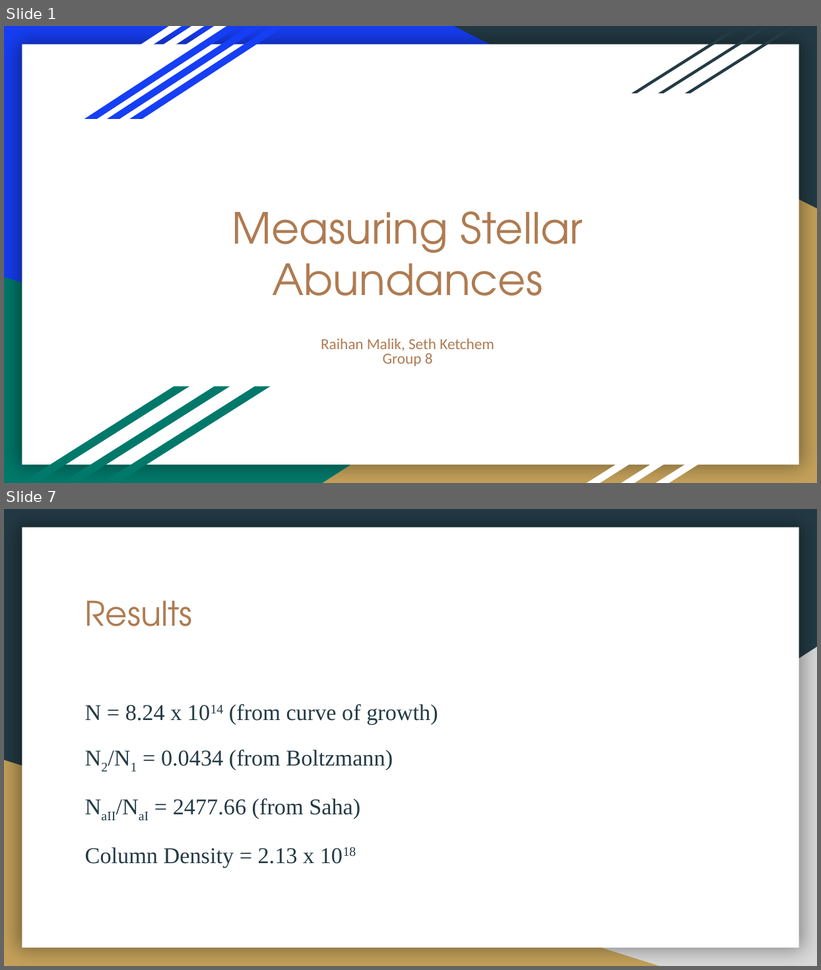
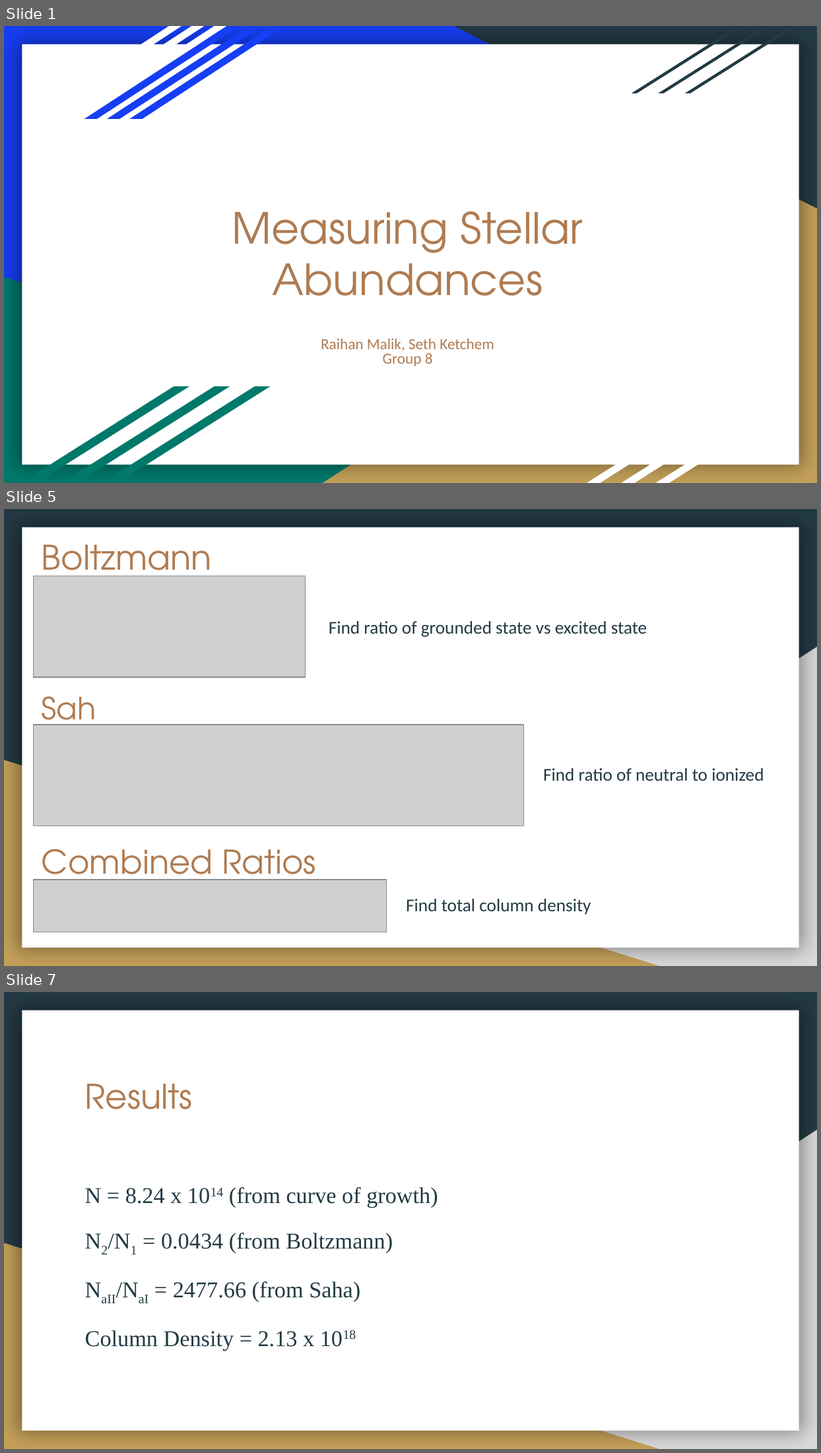
Before and after one commit to sketchemL/Group8-StellarAbundances-ES5205, a slide deck: Project 3 - Measuring Stellar Abundances.pptx. Shown one above the other, each under a label of ours: slides 1 and 7 before the commit, slides 1, 5 and 7 after it; the slides between them are not shown. The pictures are 821x970 and 821x1453 pixels, drawn with LibreOffice and Linux fonts; fonts in the diff are those of the drawing; grey boxes stand for pictures. Boxes give left, top, right and bottom in pixels: in the first picture for what was removed or moved away, otherwise in the second. Text is boxed around its words. In the diff, an @@ line names an element or a change of style, - is before the commit and + after.

```diff
--- a/Project 3 - Measuring Stellar Abundances.pptx
+++ b/Project 3 - Measuring Stellar Abundances.pptx
@@ slide 5 added at [4, 509, 817, 966], background #233A44; not listed: 3 template elements that a slide beside it also shows @@
@@ title added at [42, 545, 212, 586], 30 pt, text #AF7B51 @@
+Boltzmann
@@ picture added at [33, 576, 306, 677] @@
@@ text added at [329, 621, 647, 637], 16 pt, text #233A44 @@
+Find ratio of grounded state vs excited state
@@ title added at [33, 681, 123, 765], 27 pt, text #AF7B51 @@
+Saha
@@ picture added at [33, 724, 523, 826] @@
@@ text added at [543, 768, 764, 781], 16 pt, text #233A44 @@
+Find ratio of neutral to ionized
@@ title added at [42, 849, 316, 890], 29 pt, text #AF7B51 @@
+Combined Ratios
@@ picture added at [33, 880, 386, 933] @@
@@ text added at [406, 899, 591, 915], 16 pt, text #233A44 @@
+Find total column density
```
Also in this commit, not shown: 3 slides changed, 2 other slides added, 3 slides removed.
